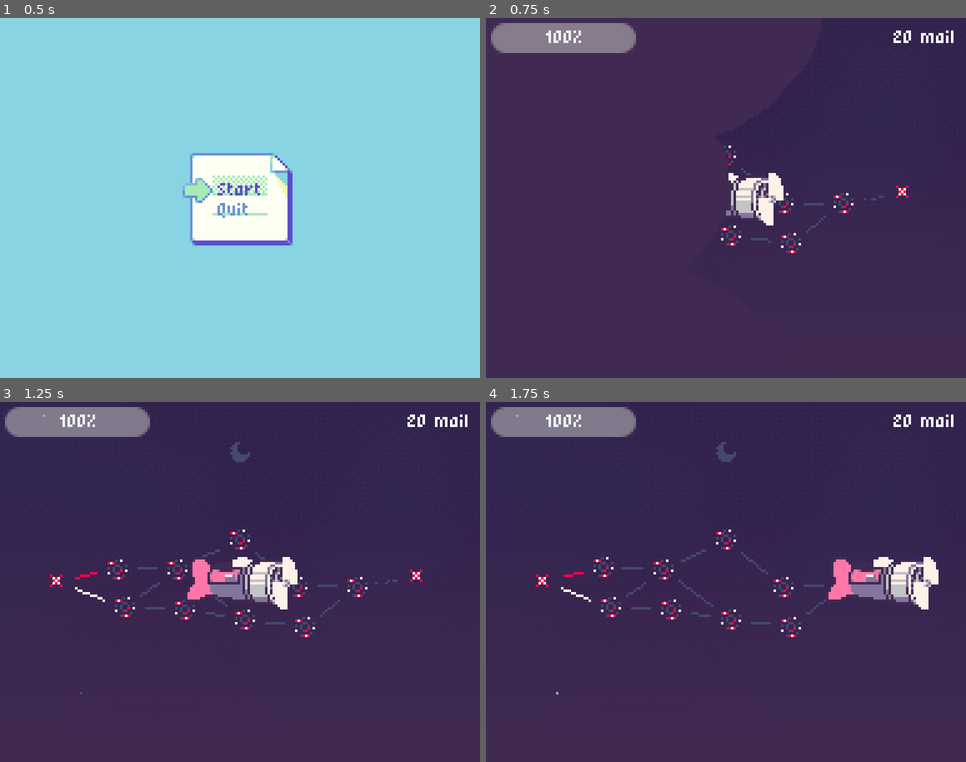
Above: before the commit, frames 1-4 (two rows, left to right).
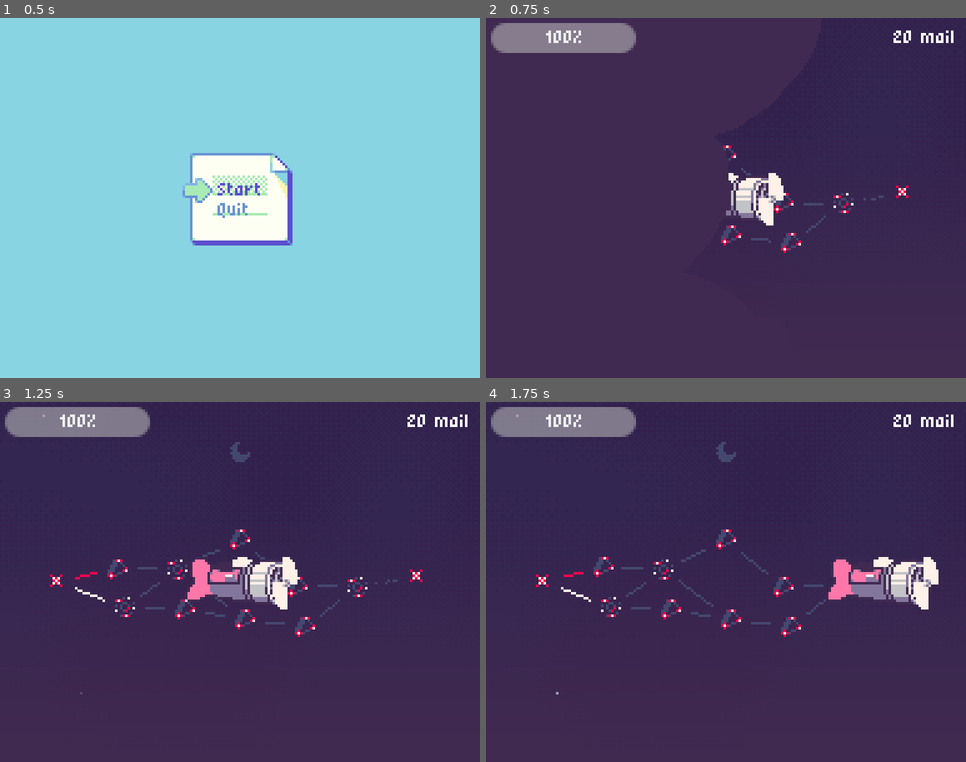
Above: after the commit, the same moments.

Repository: webcatzz/bjay
Game: Godot game, scene res://scenes/title/title.tscn
Same seed, same stepped clock (60 frames per second), same inputs: the game is played once before the commit and once after it.
Inputs (mouse positions are in pixels of both pictures, inside the frame that each line leads up to):
- Up to frame 1 (0.5 s): no input
- Up to frame 2 (0.75 s): click "Start" at 0.5 s
- Up to frame 3 (1.25 s): no input
- Up to frame 4 (1.75 s): tap Enter (ui_accept) at 1.25 s; move the mouse to (831, 564) at 1.27 s; hold D (move_right) from 1.28 s (still down); hold Enter (ui_accept) from 1.28 s (still down); click (831, 564) at 1.42 s

Frame 1 is identical in both runs. In frame 2, 0.4% of the frame differs, in the area x 48-66%, y 35-66%; in frame 3, 0.8%; in frame 4, 0.8%, in the area x 22-66%, y 35-66%.

Commit message:
glass phase; night phase now only appears when the path branches

Diff:
--- /dev/null
+++ b/resources/place_type/glass.tres
@@ -0,0 +1,16 @@
+[gd_resource type="Resource" script_class="PlaceType" load_steps=5 format=3 uid="uid://cl4lifop6sftc"]
+
+[ext_resource type="Texture2D" uid="uid://dd4oljy8xd4fm" path="res://assets/map_icons.png" id="1_vn1da"]
+[ext_resource type="PackedScene" uid="uid://ygmaxrxrs82p" path="res://scenes/route/phases/glass/glass_phase.tscn" id="2_vn1da"]
+[ext_resource type="Script" uid="uid://hetqo4unus61" path="res://resources/place_type/place_type.gd" id="3_p2k0f"]
+
+[sub_resource type="AtlasTexture" id="AtlasTexture_m1168"]
+atlas = ExtResource("1_vn1da")
+region = Rect2(32, 0, 8, 8)
+
+[resource]
+script = ExtResource("3_p2k0f")
+name = "storm"
+icon = SubResource("AtlasTexture_m1168")
+phase = ExtResource("2_vn1da")
+metadata/_custom_type_script = "uid://hetqo4unus61"
--- a/scenes/game.gd
+++ b/scenes/game.gd
@@ -5,7 +5,7 @@
 
 var inventory: Array[Item]
 var health: int = 100000000000 : set = _set_health
-var place: Place
+var place: Place : set = _set_place
 
 
 # inventory
@@ -29,6 +29,16 @@
 		get_tree().change_scene_to_file.call_deferred("res://scenes/game_over.tscn")
 
 
+# place
+
+func _set_place(value: Place) -> void:
+	place = value
+	if place == Map.destination:
+		Map.origin = Map.destination
+		Map.destination = Place.new()
+		Map.generate()
+
+
 # init
 
 func _ready() -> void:
--- a/scenes/map.gd
+++ b/scenes/map.gd
@@ -1,11 +1,13 @@
 extends Node
 
 const PLACE_WEIGHTS: Dictionary[String, float] = {
-	heat = 1.0,
+	glass = 1.0,
+	heat = 0.5,
 	lightning = 0.25,
 	#rain = 0.75,
 	#storm = 0.15,
 }
+
 
 var origin: Place
 var destination: Place
--- a/scenes/route/phases/crystal/crystal_phase.tscn
+++ /dev/null
@@ -1,7 +0,0 @@
-[gd_scene load_steps=2 format=3 uid="uid://ygmaxrxrs82p"]
-
-[ext_resource type="Script" uid="uid://cya5l21i60qn2" path="res://scenes/route/phases/phase.gd" id="1_gqp7y"]
-
-[node name="CrystalPhase" type="Node"]
-script = ExtResource("1_gqp7y")
-metadata/_custom_type_script = "uid://cya5l21i60qn2"
--- /dev/null
+++ b/scenes/route/phases/glass/glass_phase.gd
@@ -0,0 +1,34 @@
+extends Phase
+
+
+func _ready() -> void:
+	populate_clouds()
+	populate_shards()
+
+
+func populate_clouds() -> void:
+	var path: Path2D = $Path
+	for i: int in 64:
+		var node := preload("res://scenes/route/parts/loop_cloud.tscn").instantiate()
+		node.modulate = Color("#7dae7d", randf_range(0.75, 1.0))
+		node.radius = randf_range(16.0, 32.0)
+		node.speed = randf_range(28.0, 36.0)
+		node.v_offset = Route.randf_along(1, node.radius)
+		node.z_index = -1
+		path.add_child(node)
+		node.progress_ratio = randf()
+
+
+func populate_shards() -> void:
+	var path: Path2D = $Path
+
+	for i: int in 32:
+		var node := preload("res://scenes/route/phases/glass/shard.tscn").instantiate()
+		var follower := PathFollower.new()
+		follower.rotates = false
+		follower.cubic_interp = false
+		follower.speed = randf_range(28.0, 36.0)
+		follower.v_offset = Route.randf_along(1)
+		follower.add_child(node)
+		path.add_child(follower)
+		follower.progress_ratio = randf()
--- /dev/null
+++ b/scenes/route/phases/glass/glass_phase.tscn
@@ -0,0 +1,111 @@
+[gd_scene load_steps=14 format=3 uid="uid://ygmaxrxrs82p"]
+
+[ext_resource type="Script" uid="uid://dk6qdymceu0qj" path="res://scenes/route/phases/glass/glass_phase.gd" id="1_s3vh6"]
+[ext_resource type="Material" uid="uid://bnns74q1166ux" path="res://assets/vfx/dither.tres" id="2_1lwyr"]
+
+[sub_resource type="Gradient" id="Gradient_s3vh6"]
+colors = PackedColorArray(0.529412, 0.682353, 0.490196, 1, 0.529, 0.682, 0.49, 0)
+
+[sub_resource type="FastNoiseLite" id="FastNoiseLite_1lwyr"]
+
+[sub_resource type="NoiseTexture2D" id="NoiseTexture2D_1lwyr"]
+width = 192
+height = 144
+color_ramp = SubResource("Gradient_s3vh6")
+noise = SubResource("FastNoiseLite_1lwyr")
+
+[sub_resource type="Curve2D" id="Curve2D_s3vh6"]
+_data = {
+"points": PackedVector2Array(0, 0, 0, 0, 224, 0, 0, 0, 0, 0, -32, 0)
+}
+point_count = 2
+
+[sub_resource type="Curve" id="Curve_1lwyr"]
+_data = [Vector2(0, 0), 0.0, 0.0, 0, 0, Vector2(0.1, 1), 0.0, 0.0, 0, 0, Vector2(0.9, 1), 0.0, 0.0, 0, 0, Vector2(1, 0), 0.0, 0.0, 0, 0]
+point_count = 4
+metadata/_snap_enabled = true
+
+[sub_resource type="CurveTexture" id="CurveTexture_xa6pj"]
+curve = SubResource("Curve_1lwyr")
+
+[sub_resource type="Gradient" id="Gradient_1lwyr"]
+offsets = PackedFloat32Array(0.00454545, 1)
+colors = PackedColorArray(0.415686, 0.568627, 0.34902, 1, 0.705882, 0.866667, 0.788235, 1)
+metadata/_snap_enabled = true
+
+[sub_resource type="GradientTexture1D" id="GradientTexture1D_xa6pj"]
+gradient = SubResource("Gradient_1lwyr")
+
+[sub_resource type="ParticleProcessMaterial" id="ParticleProcessMaterial_1lwyr"]
+particle_flag_disable_z = true
+emission_shape_offset = Vector3(16, 0, 0)
+emission_shape = 3
+emission_box_extents = Vector3(96, 72, 1)
+direction = Vector3(-1, 0, 0)
+spread = 0.0
+initial_velocity_min = 28.0
+initial_velocity_max = 36.0
+gravity = Vector3(0, 0, 0)
+color_initial_ramp = SubResource("GradientTexture1D_xa6pj")
+alpha_curve = SubResource("CurveTexture_xa6pj")
+
+[sub_resource type="Gradient" id="Gradient_xa6pj"]
+offsets = PackedFloat32Array(0.9, 1)
+colors = PackedColorArray(0.49, 0.682, 0.49, 0, 0.490196, 0.682353, 0.490196, 1)
+metadata/_snap_enabled = true
+
+[sub_resource type="GradientTexture2D" id="GradientTexture2D_02h4r"]
+gradient = SubResource("Gradient_xa6pj")
+width = 192
+height = 144
+fill = 1
+fill_from = Vector2(0.5, 0.5)
+fill_to = Vector2(1, 0.5)
+metadata/_snap_enabled = true
+
+[node name="CrystalPhase" type="Node"]
+script = ExtResource("1_s3vh6")
+metadata/_custom_type_script = "uid://cya5l21i60qn2"
+
+[node name="Background" type="ColorRect" parent="."]
+z_index = -99
+anchors_preset = 15
+anchor_right = 1.0
+anchor_bottom = 1.0
+grow_horizontal = 2
+grow_vertical = 2
+color = Color(0.490196, 0.682353, 0.490196, 1)
+
+[node name="Noise" type="TextureRect" parent="Background"]
+material = ExtResource("2_1lwyr")
+layout_mode = 1
+anchors_preset = 15
+anchor_right = 1.0
+anchor_bottom = 1.0
+grow_horizontal = 2
+grow_vertical = 2
+texture = SubResource("NoiseTexture2D_1lwyr")
+
+[node name="Path" type="Path2D" parent="."]
+curve = SubResource("Curve2D_s3vh6")
+
+[node name="Particles" type="GPUParticles2D" parent="."]
+position = Vector2(96, 72)
+amount = 16
+process_material = SubResource("ParticleProcessMaterial_1lwyr")
+
+[node name="Gradient" type="TextureRect" parent="."]
+z_index = 98
+anchors_preset = 15
+anchor_right = 1.0
+anchor_bottom = 1.0
+grow_horizontal = 2
+grow_vertical = 2
+texture = SubResource("GradientTexture2D_02h4r")
+
+[node name="Timer" type="Timer" parent="."]
+wait_time = 20.0
+one_shot = true
+autostart = true
+
+[connection signal="timeout" from="Timer" to="." method="end"]
--- /dev/null
+++ b/scenes/route/phases/glass/shard.gd
@@ -0,0 +1,7 @@
+extends RouteObject
+
+
+func _ready() -> void:
+	$Sprite.frame = randi_range(0, $Sprite.hframes - 1)
+	$Sprite.flip_h = randf() < 0.5
+	$Sprite.flip_v = randf() < 0.5
--- /dev/null
+++ b/scenes/route/phases/glass/shard.tscn
@@ -0,0 +1,21 @@
+[gd_scene load_steps=5 format=3 uid="uid://c1f6wj7b8846c"]
+
+[ext_resource type="Script" uid="uid://ci3aganqiuixg" path="res://scenes/route/phases/glass/shard.gd" id="1_dtjrl"]
+[ext_resource type="Texture2D" uid="uid://b3kljpkj6dcot" path="res://assets/shards.png" id="2_dtjrl"]
+[ext_resource type="PackedScene" uid="uid://ds5fphucp3sqr" path="res://scenes/route/parts/hitbox.tscn" id="3_ruxke"]
+
+[sub_resource type="CircleShape2D" id="CircleShape2D_b6v36"]
+radius = 2.0
+
+[node name="Shard" type="Node2D"]
+script = ExtResource("1_dtjrl")
+metadata/_custom_type_script = "uid://b7f7bxwscbygq"
+
+[node name="Sprite" type="Sprite2D" parent="."]
+texture = ExtResource("2_dtjrl")
+hframes = 2
+
+[node name="Hitbox" parent="." instance=ExtResource("3_ruxke")]
+
+[node name="Collision" type="CollisionShape2D" parent="Hitbox"]
+shape = SubResource("CircleShape2D_b6v36")
--- a/scenes/route/phases/heat/heat_phase.tscn
+++ b/scenes/route/phases/heat/heat_phase.tscn
@@ -233,5 +233,11 @@
 wait_time = 2.0
 autostart = true
 
+[node name="Timer" type="Timer" parent="."]
+wait_time = 20.0
+one_shot = true
+autostart = true
+
 [connection signal="timeout" from="CloudTimer" to="." method="cloud"]
 [connection signal="timeout" from="BeamTimer" to="." method="rand_beam"]
+[connection signal="timeout" from="Timer" to="." method="end"]
--- a/scenes/route/phases/lightning/lightning.gd
+++ b/scenes/route/phases/lightning/lightning.gd
@@ -35,7 +35,6 @@
 	tween.tween_interval(attack_delay)
 	await tween.finished
 	# strike
-	#route.background.flash(Palette.WHITE.lerp(Palette.THUNDER_BACKGROUND, 0.5), 0.0, 0.5)
 	line.points = generate_points(end)
 	line.width = 8.0
 	line.modulate.a = 1.0
@@ -56,5 +55,4 @@
 
 
 func _on_body_entered(body: Node2D) -> void:
-	if body == route.player:
-		route.player.take_damage(25)
+	body.take_damage(25)
--- a/scenes/route/phases/night/map_constellation.gd
+++ b/scenes/route/phases/night/map_constellation.gd
@@ -4,7 +4,7 @@
 const BOB_DURATION: float = 4.0
 
 var nodes: Dictionary[Place, Node2D]
-var player_idx: int
+var branch: int
 
 
 func _ready() -> void:
@@ -32,11 +32,11 @@
 		for i: int in place.next_places.size():
 			var next_point: Vector2 = nodes[place.next_places[i]].position
 			var shrink: Vector2 = point.direction_to(next_point) * 8.0
-			method.call(point + shrink, next_point - shrink, Palette.NIGHT[(3 if i == player_idx else 2) if place == Game.place else 1])
+			method.call(point + shrink, next_point - shrink, Palette.NIGHT[(3 if i == branch else 2) if place == Game.place else 1])
 
 
 func _physics_process(_delta: float) -> void:
-	player_idx = remap(route.player.position.y, Route.RECT.position.y, Route.RECT.end.y, 0.0, Game.place.next_places.size())
+	branch = remap(route.player.position.y, Route.RECT.position.y, Route.RECT.end.y, 0.0, Game.place.next_places.size())
 	queue_redraw()
 
 
--- a/scenes/route/phases/night/night_phase.gd
+++ b/scenes/route/phases/night/night_phase.gd
@@ -9,11 +9,4 @@
 
 func end() -> void:
 	map.set_physics_process(false)
-	Game.place = Game.place.next_places[map.player_idx]
-	if Game.place == Map.destination:
-		Map.origin = Map.destination
-		Map.destination = Place.new()
-		Map.generate()
-		super()
-	else:
-		route.wipe_to(Game.place.type.phase, self)
+	route.step(map.branch)
--- a/scenes/route/phases/phase.gd
+++ b/scenes/route/phases/phase.gd
@@ -5,4 +5,4 @@
 
 
 func end() -> void:
-	route.wipe_to(preload("res://scenes/route/phases/night/night_phase.tscn"), self)
+	route.step()
--- a/scenes/route/route.gd
+++ b/scenes/route/route.gd
@@ -8,8 +8,23 @@
 
 @export var first_phase: PackedScene = preload("res://scenes/route/phases/night/night_phase.tscn")
 
+var phase: Phase
+
 @onready var player: Player = $Player
 @onready var wipe: Wipe = $Wipe
+
+
+func step(branch: int = 0 if Game.place.next_places.size() == 1 else -1) -> void:
+	await wipe_in()
+	if phase: phase.queue_free()
+	player.clear_modulate()
+	if branch == -1:
+		phase = preload("res://scenes/route/phases/night/night_phase.tscn").instantiate()
+	else:
+		Game.place = Game.place.next_places[branch]
+		phase = Game.place.type.phase.instantiate()
+	add_child(phase)
+	wipe_out()
 
 
 # wipe
@@ -24,16 +39,9 @@
 	player.z_index = 0
 
 
-func wipe_to(scene: PackedScene, from: Node = null) -> void:
-	await wipe_in()
-	if from: from.queue_free()
-	player.clear_modulate()
-	add_child(scene.instantiate())
-	wipe_out()
-
-
 func _ready() -> void:
-	add_child(first_phase.instantiate())
+	phase = first_phase.instantiate()
+	add_child(phase)
 	wipe_out()
 
 
Binary file changed: assets/map_icons.png
Binary file removed: assets/night.png
Not shown, removed: assets/night.png.import
Binary file removed: assets/night_left.png
Not shown, removed: assets/night_left.png.import
Binary file removed: assets/night_right.png
Not shown, removed: assets/night_right.png.import
Binary file added: assets/shards.png
Not shown, changed: assets/shards.png.import
Binary file removed: assets/swirl.png
Binary file removed: assets/water.png
Not shown, removed: assets/water.png.import
(and 3 more such lines)
